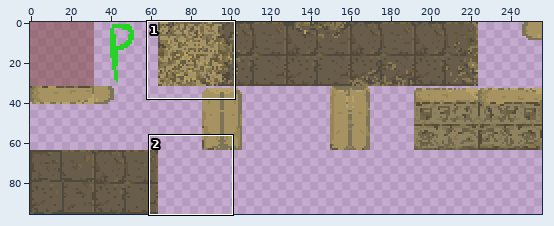
Sprite sheet -- LostInTheMap/assets/tilesets/pyramid.png. The first picture is a wide view before the edit; the outline marks the close-up.
Close-up. First the earlier version:
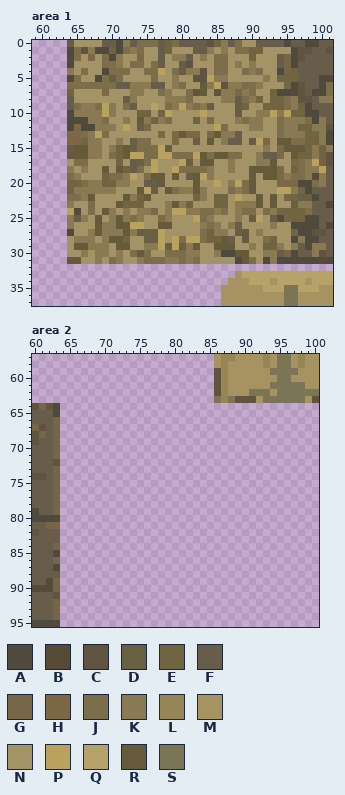
The file is 256x96 pixels. Colours within 5 levels of each other are drawn and written as one. Shown: area 1: x 59..101, y 0..37; area 2: x 60..100, y 57..95.
Palette (. is transparent): A #50493e  B #574b37  C #60533f  D #695f42  E #706441  F #685c4b  G #776547  H #7d6846  J #7c6e4a  K #897a54  L #978655  M #a69361  N #a49367  P #b9a15e  Q #b7a269  R #655b3a  S #7b7457
Pixels before, area 1, first column x 64:
 0 FNNNNFFAKFJJJFEJFFFFCEKFJNNFFFFAFFAAFF
 1 AJCKAAEAJKJNNFENNNFFKNKNJJEENNNNACCFFC
 2 AJNHNJAKNNHNNFNKKFNKNJJNNNENNNFGACFFFF
 3 ANNNNJJKNJJNJFNNFCNNNJJNKNKNNNFGAFFFFF
 4 KNJNNAJJJNNJJPNJFKKCNJJNNJKJNNAGEFFFFF
 5 AJNNAJFJNNNNJNNKNNCCPKKNNNNNKNEEEFFFAA
 6 JJJJJJJFFKKKFFNKJNNRKPCKKJJKNNNGACFFAJ
 7 ENNNNHNNNKKNNJKNNJCRNCKKHKJNNEAABCFAAJ
 8 FNNNNNNNFKNNNNKKKJNNNNKKFJKENEEJKCCFKK
 9 FJKKJPKNJFNNPNJKPKJKFNNNFENNEEEJKEAFFF
10 AKKKKPKNNNEENEPNNNNPNNNNFNNKKPKPEEAAFF
11 AAAKKJNNKNRKEKJNNNENHNNNKJKKNNJKKKJAKF
12 AHAAKKKNPNFHNNNNNNNNNPJNNNKKNNJKKEEKKC
13 HHJKPJNNNNNNNHNHRHHNHRKKFNNNNNJKKKEEKA
14 HHEKKNNKNDJJNNNHNNFNRNKFFNFPHNRRJJEEKA
15 FRRKKNKERDJJJPFNNNNNNNNNNNNNKNHRRREKEK
16 RRRKKNJERPPJJPPJJJPRJRRJJNNKFFHNREEKEC
17 NJJNNNNENFDJPNNNPDNRRNNKNNNKKRNNHJKPEC
18 KNKNNRNREFJNPNNPJJJJKNNKNNRRRRHNEJKKPF
19 JKNNNEJJKPNJRRNRNFRPKNNNNNRNRRHKJJKBKF
20 EEJKKEEKKNNFFRNNNNRNNPNKPJRNNNHHHAAJKF
21 EKKKKKKNNNRPFNRJKKRKNNNJKJRNNNPPKEAFFF
22 JJKRNNNNRKERNNNNNNEKNEENPNNRNRNGEDDAFF
23 KNNJNNNREEENNNKRKENNNEENKKKRNRNNDKKFFA
24 PBNJNRKNKNKKHNKPPKKJJKJNKJJNJKEEEEJFFF
25 KFKNRNKRKJKNNHKNNNPJKNNNKNFPNFBGEEAAFF
26 KNNNRKKRRPPNNRRNNNNKJKNKFNNNNKNNAAAAFA
27 ANNKRKKKRKFDDPNNNNNJEKKNFRNKNNNNEAACCF
28 NKKKNKRRENNDDPNPJPPJEERFNRNNJENNAKAAFF
29 NRRKKKNRRNNKKPDPDKRNNRRRNNKNEEKNKFBKKF
30 NNKNKKNKNJRJNNJJJKKNNKAARRNNKKFGAFFKCF
31 RRNNKNJKNNKJJJKKJKJNNNNNARJNAKAAAAAABA
32 ......................................
33 ........................MQQQQQQQQQQQQQ
34 .......................MMMQQQMQQQQMQQQ
35 ......................MMMMMMQQQSSQQQMM
36 ......................MMMMMMMMMSSMMMMM
37 ......................MMMMMMMMMSSMMMMM
Pixels before, area 2, first column x 60:
57 ..........................MLLMMMMLMSSMLMM
58 ..........................MLMMMMMLMSSMLMM
59 ..........................CLMMMMMMSSSSMMM
60 ..........................CLMMMMMMMSSMMMM
61 ..........................CLMMMMMMSSSSSMM
62 ..........................CLMMMSSSMSSSSSS
63 ..........................SLSCCCMSSSSSSMC
64 CGCA.....................................
65 FFFA.....................................
66 FFFG.....................................
67 GCFG.....................................
68 CGFG.....................................
69 CFFG.....................................
70 FFFG.....................................
71 FFFG.....................................
72 FFFC.....................................
73 FFFG.....................................
74 CCFG.....................................
75 FFFG.....................................
76 FFFG.....................................
77 FFFG.....................................
78 FFFG.....................................
79 AFFG.....................................
80 AAAA.....................................
81 FFGG.....................................
82 CFFF.....................................
83 FFFF.....................................
84 FFFG.....................................
85 FFFA.....................................
86 FFFG.....................................
87 FFFA.....................................
88 FFFF.....................................
89 FFBG.....................................
90 BBBG.....................................
91 FFFC.....................................
92 FFFG.....................................
93 FFFG.....................................
94 FFFG.....................................
95 AAAA.....................................
The result:
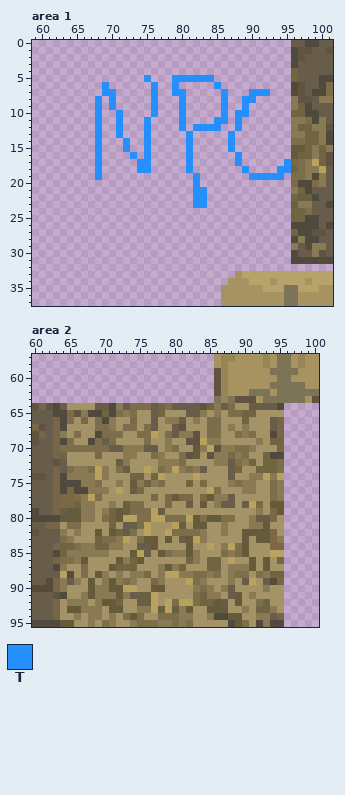
Colours new in this view: T #268ffe
Edits made:
Changed rows in their new state; - is an unchanged pixel.
Area 1:
first column x 64:
 0 ................................
 1 ................................
 2 ................................
 3 ................................
 4 ................................
 5 ...........T...TTTTTT...........
 6 .....T......T..T.....T..........
 7 .....TT.....T..TT.....T...TTT...
 8 ....T.T.....T...T.....T..TT.....
 9 ....T.T.....T...T.....T..T......
10 ....T..T....T...T.....T.TT......
11 ....T..T...T....T....TT.T.......
12 ....T..T...T....T.TTTT..T.......
13 ....T..T...T.....T.....T........
14 ....T...T..T.....T.....T........
15 ....T...T..T.....T.....T........
16 ....T....T.T.....T......T.......
17 ....T.....TT.....T......T......T
18 ....T.....TT.....T.......T....TT
19 ....T.............T.......TTTTT.
20 ..................T.............
21 ..................TT............
22 ..................TT............
23 ..................TT............
24 ................................
25 ................................
26 ................................
27 ................................
28 ................................
29 ................................
30 ................................
31 ................................
Area 2:
first column x 64:
64 FNNNNFFAKFJJJFEJFFFFCEKFJNNFFFFA
65 AJCKAAEAJKJNNFENNNFFKNKNJJEENNNN
66 AJNHNJAKNNHNNFNKKFNKNJJNNNENNNFG
67 ANNNNJJKNJJNJFNNFCNNNJJNKNKNNNFG
68 KNJNNAJJJNNJJPNJFKKCNJJNNJKJNNAG
69 AJNNAJFJNNNNJNNKNNCCPKKNNNNNKNEE
70 JJJJJJJFFKKKFFNKJNNRKPCKKJJKNNNG
71 ENNNNHNNNKKNNJKNNJCRNCKKHKJNNEAA
72 FNNNNNNNFKNNNNKKKJNNNNKKFJKENEEJ
73 FJKKJPKNJFNNPNJKPKJKFNNNFENNEEEJ
74 AKKKKPKNNNEENEPNNNNPNNNNFNNKKPKP
75 AAAKKJNNKNRKEKJNNNENHNNNKJKKNNJK
76 AHAAKKKNPNFHNNNNNNNNNPJNNNKKNNJK
77 HHJKPJNNNNNNNHNHRHHNHRKKFNNNNNJK
78 HHEKKNNKNDJJNNNHNNFNRNKFFNFPHNRR
79 FRRKKNKERDJJJPFNNNNNNNNNNNNNKNHR
80 RRRKKNJERPPJJPPJJJPRJRRJJNNKFFHN
81 NJJNNNNENFDJPNNNPDNRRNNKNNNKKRNN
82 KNKNNRNREFJNPNNPJJJJKNNKNNRRRRHN
83 JKNNNEJJKPNJRRNRNFRPKNNNNNRNRRHK
84 EEJKKEEKKNNFFRNNNNRNNPNKPJRNNNHH
85 EKKKKKKNNNRPFNRJKKRKNNNJKJRNNNPP
86 JJKRNNNNRKERNNNNNNEKNEENPNNRNRNG
87 KNNJNNNREEENNNKRKENNNEENKKKRNRNN
88 PBNJNRKNKNKKHNKPPKKJJKJNKJJNJKEE
89 KFKNRNKRKJKNNHKNNNPJKNNNKNFPNFBG
90 KNNNRKKRRPPNNRRNNNNKJKNKFNNNNKNN
91 ANNKRKKKRKFDDPNNNNNJEKKNFRNKNNNN
92 NKKKNKRRENNDDPNPJPPJEERFNRNNJENN
93 NRRKKKNRRNNKKPDPDKRNNRRRNNKNEEKN
94 NNKNKKNKNJRJNNJJJKKNNKAARRNNKKFG
95 RRNNKNJKNNKJJJKKJKJNNNNNARJNAKAA
